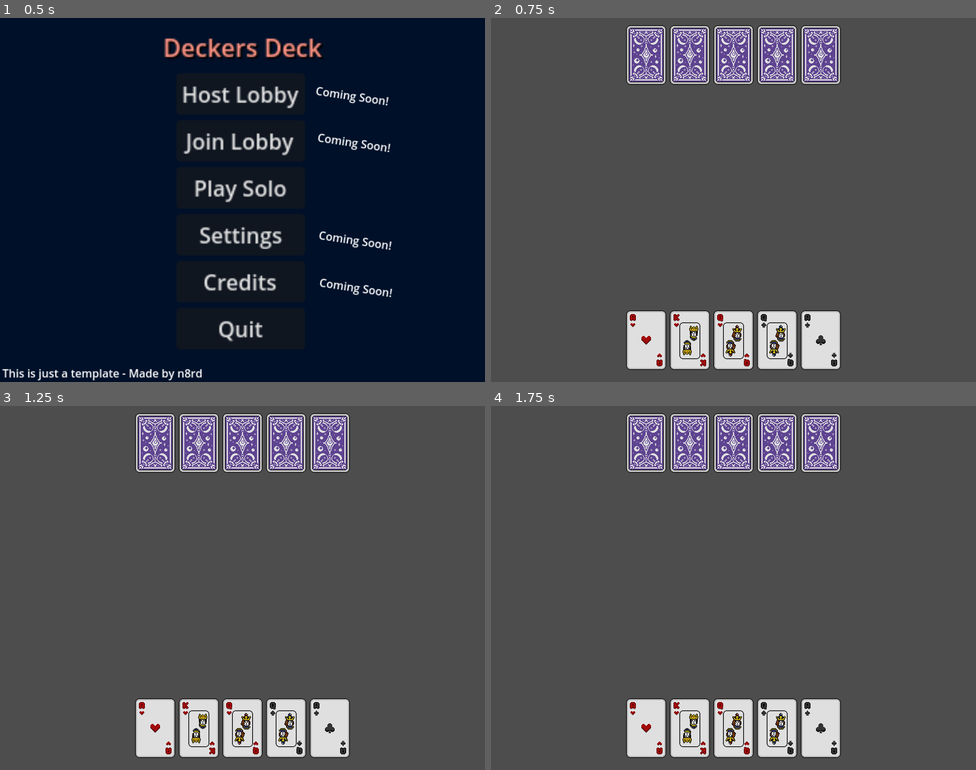
Above: before the commit, frames 1-4 (two rows, left to right).
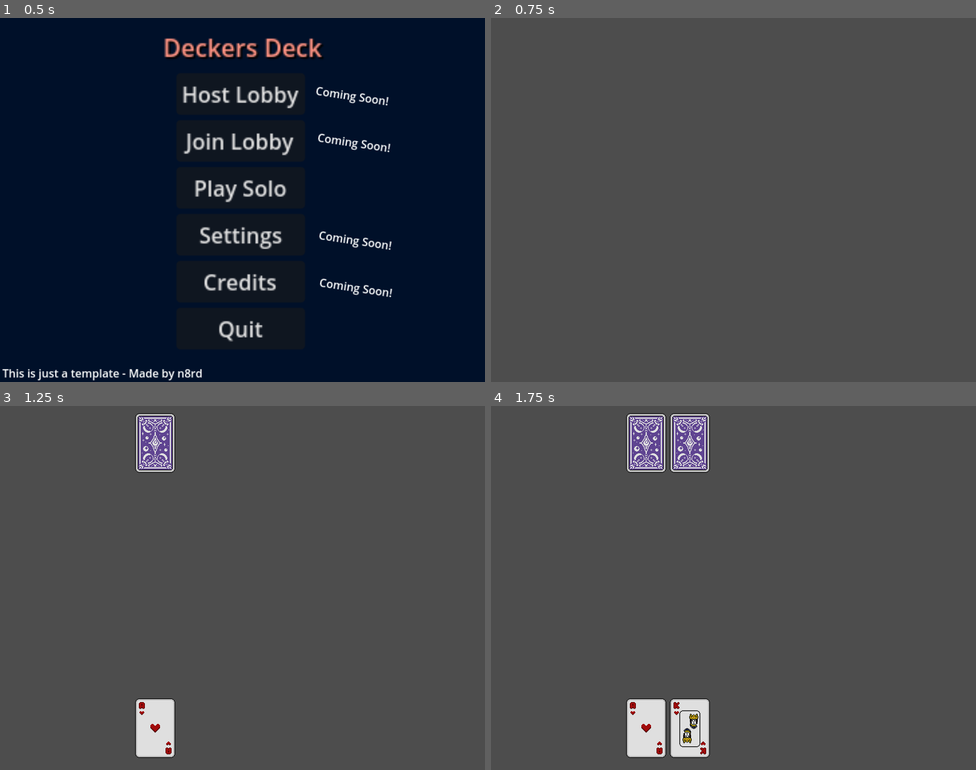
Above: after the commit, the same moments.

Repository: n8rdcontent/deckersdeck
Game: Godot game, scene res://scenes/MainMenu.tscn
Same seed, same stepped clock (60 frames per second), same inputs: the game is played once before the commit and once after it.
Inputs (mouse positions are in pixels of both pictures, inside the frame that each line leads up to):
- Up to frame 1 (0.5 s): no input
- Up to frame 2 (0.75 s): click "Play Solo" at 0.5 s
- Up to frame 3 (1.25 s): no input
- Up to frame 4 (1.75 s): move the mouse to (840, 569) at 1.27 s; click (840, 569) at 1.42 s

Frame 1 is identical in both runs. In frame 2, 13% of the frame differs, in the area x 27-73%, y 2-97%; in frame 3, 11%; in frame 4, 8.0%.

Commit message:
Added animations to solo gamemode

Diff:
--- a/scripts/solo_game.gd
+++ b/scripts/solo_game.gd
@@ -74,16 +74,22 @@
 
 func _deal_cards():
 	# Deal cards to the player and bot
+	await get_tree().create_timer(0.5).timeout
 	for i in range(5):  # Example: 5 cards each
+
 		var player_card = deck.pop_back()
 		var bot_card = deck.pop_back()
 
+
 		player_hand.append(player_card)
+
 		bot_hand.append(bot_card)
+
 
 		# Add card visuals
 		_add_card_to_hand(PlayerHand, player_card.name)
 		_add_card_to_hand(BotHand, bot_card.name, true)
+		await get_tree().create_timer(0.4).timeout
 
 func _add_card_to_hand(hand_node: Node, card_name: String, hidden: bool = false):
 	var card_texture = get_card_texture(card_name)
@@ -141,6 +147,7 @@
 	if whosTurn == "player":
 		#whosTurn = "bot"
 		print("Player selected card: ", card_name)
+		ButtonSound.play()
 		_move_card_to_middle(card_name)
 		emit_signal("player_selected_card")
 
@@ -203,6 +210,7 @@
 		var botsChosenCard = bot_hand.pick_random()
 		print(botsChosenCard.name + " is bot's chosen card")
 		await get_tree().create_timer(2.0).timeout
+		ButtonSound.play()
 		_move_card_to_middle(botsChosenCard.name)
 
 func nextTurn():
